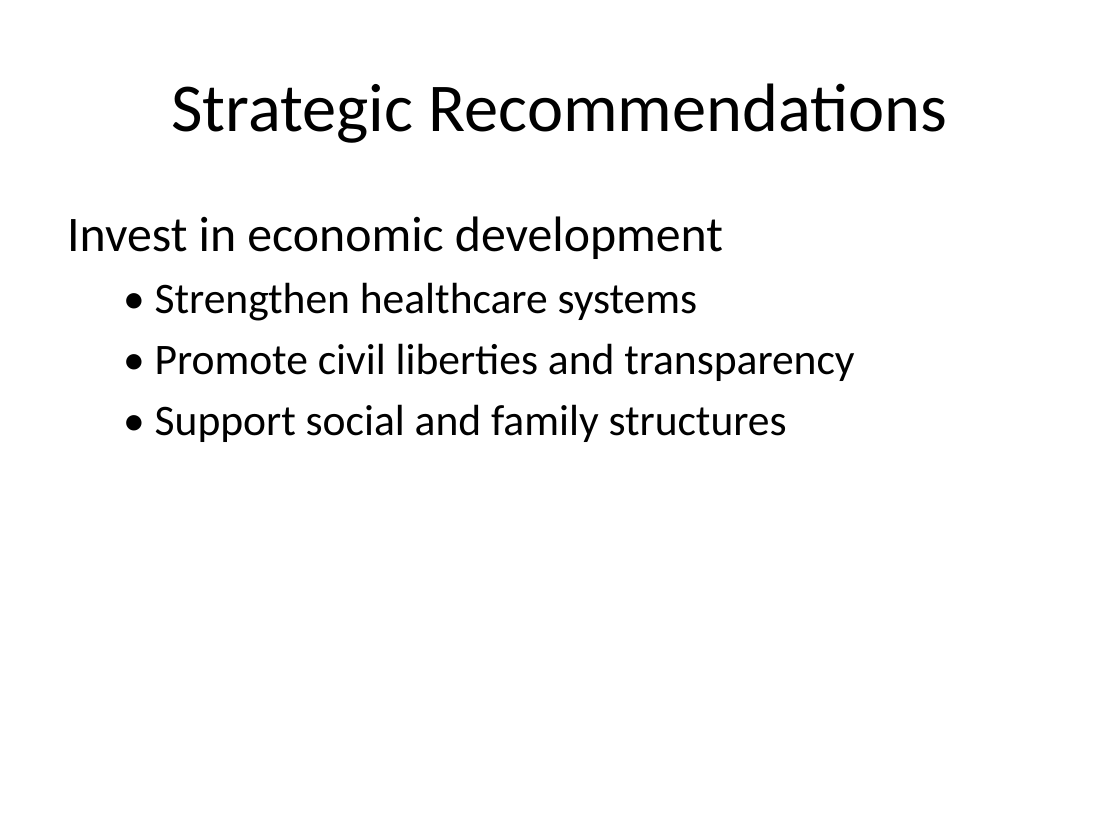
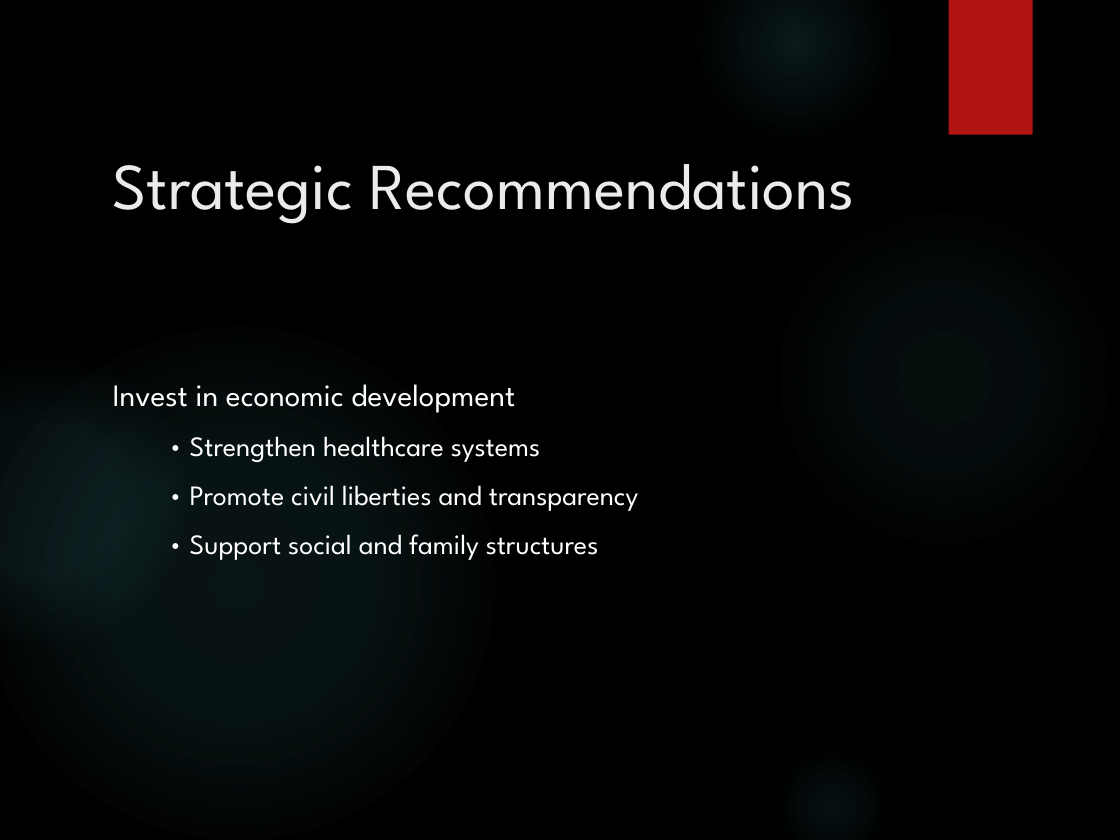
Before and after one commit to EvMiga/World-Happiness-Analysis, a slide deck: slide 20 of Happiness_Dashboard_Analysis.pptx. Drawn at 1120x840 pixels with LibreOffice and Linux fonts; fonts in the diff are those of the drawing; background and template pictures are left out. Boxes give left, top, right and bottom in pixels: in the first picture for what was removed or moved away, otherwise in the second. Text is boxed around its words. In the diff, an @@ line names an element or a change of style, - is before the commit and + after.

```diff
--- a/Happiness_Dashboard_Analysis.pptx
+++ b/Happiness_Dashboard_Analysis.pptx
@@ background #FFFFFF to picture (left out) @@
@@ ellipse added at (697,0,893,140), fill gradient #50B9C1 @@
@@ rectangle added at (949,0,1033,134), fill #B01513 @@
@@ title "Strategic Recommendations": place and size @@
-title "Strategic Recommendations" at (171,83,948,143)
+title "Strategic Recommendations" at (113,164,855,224)
@@ title "Strategic Recommendations" at (113,164,855,224): size 44 to 42 pt, font Calibri to League Spartan, text colour #000000 to #EBEBEB; alignment centre to left; vertical alignment middle to top @@
@@ ellipse added at (772,205,1117,550), fill gradient #50B9C1 @@
@@ ellipse added at (0,327,494,840), fill gradient #50B9C1 @@
@@ ellipse added at (0,355,186,644), fill gradient #50B9C1 @@
@@ text "Invest in economic development": place and size @@
-text "Invest in economic development" at (67,216,854,442)
+text "Invest in economic development" at (113,384,638,560)
@@ text "Invest in economic development" at (113,384,638,560): size 32 to 20 pt in "Invest in economic development"; font Calibri to League Spartan, text colour #000000 to #FFFFFF; size 28 to 18 pt in "• Strengthen healthcare systems", "• Promote civil liberties and transparency", "• Support social and family structures"; more space between paragraphs @@
@@ ellipse added at (772,747,893,840), fill gradient #50B9C1 @@
```
Also in this commit, not shown: 15 other slides changed, 4 slides added, 4 slides removed.
